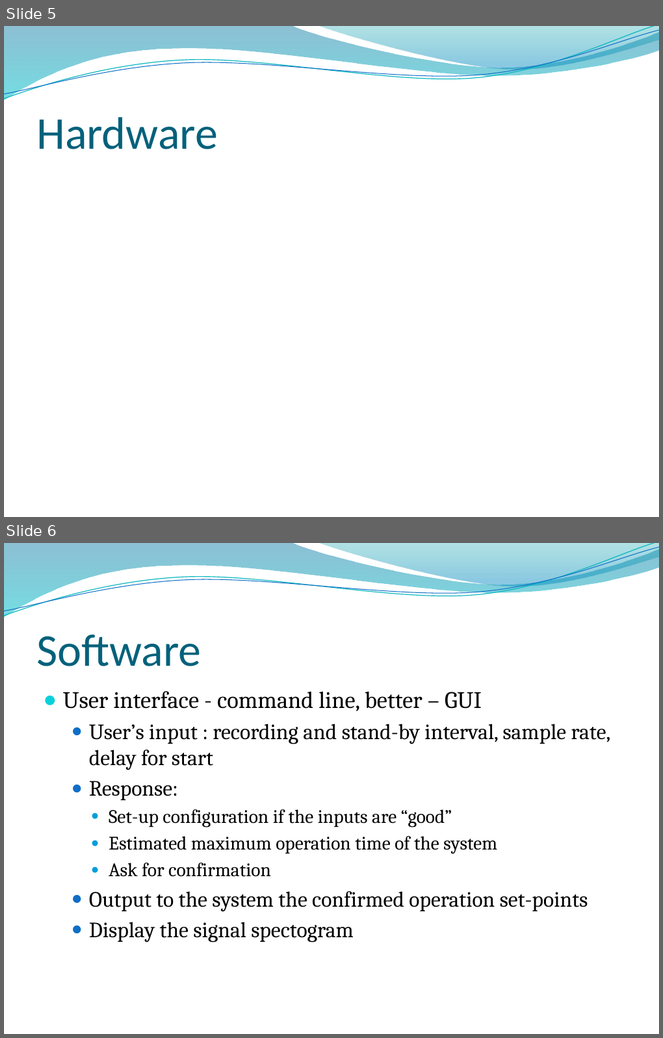
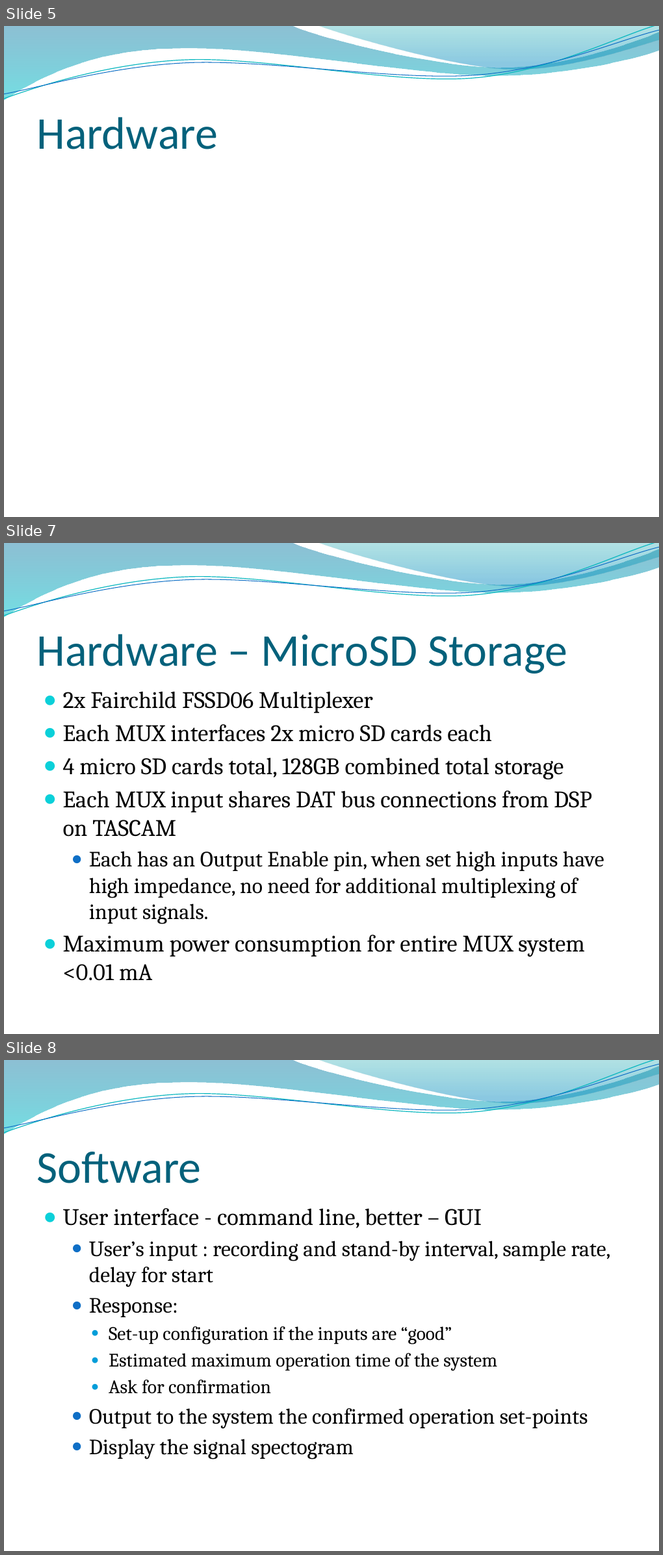
Before and after one commit to chelseathroop/UUVCapstone, a slide deck: CapstoneAssignments/CapstoneProposal.pptx. Shown one above the other, each under a label of ours: slides 5 and 6 before the commit, slides 5, 7 and 8 after it; the slides between them are not shown. The pictures are 663x1038 and 663x1555 pixels, drawn with LibreOffice and Linux fonts; fonts in the diff are those of the drawing; background and template pictures are left out. Boxes give left, top, right and bottom in pixels: in the first picture for what was removed or moved away, otherwise in the second. Text is boxed around its words. In the diff, an @@ line names an element or a change of style, - is before the commit and + after.

```diff
--- a/CapstoneAssignments/CapstoneProposal.pptx
+++ b/CapstoneAssignments/CapstoneProposal.pptx
@@ slide 7 added at [4,543,659,1034], background picture (left out); not listed: 4 template elements that a slide beside it also shows @@
@@ title added at [36,634,568,674], 50 pt, text #04617B @@
+Hardware – MicroSD Storage
@@ text added at [63,691,605,981], 26 pt, text #000000 @@
+● 2x Fairchild FSSD06 Multiplexer
+● Each MUX interfaces 2x micro SD cards each
+● 4 micro SD cards total, 128GB combined total storage
+● Each MUX input shares DAT bus connections from DSP on TASCAM
+  ● Each has an Output Enable pin, when set high inputs have high impedance, no need for additional multiplexing of input signals.
+● Maximum power consumption for entire MUX system <0.01 mA
@@ what was slide 6 is now slide 8 @@
```
Also in this commit, not shown: 1 other slide added, 1 other file.
